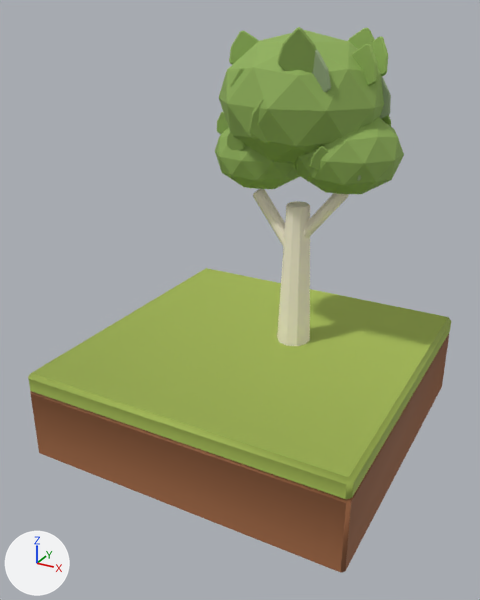
What one commit did to the glTF model assets/3d/reworked/tile_grove_birch.glb.
Rendered twice from a 50 mm camera at (1.72, -3.36, 1.96) aimed at (-0.03, -0.17, 0.36). Lighting does not change. The marker at lower left points along +X, +Y and +Z. The first picture is the older version. Where no turn or scale is listed for an object, it has been applied to the vertices. Vertices at exactly the same position are counted once.

Names of what the first picture shows: 'gb_branch_l', 'gb_branch_r', 'gb_c0_leaf0', 'gb_c0_leaf1', 'gb_c0_leaf10', 'gb_c0_leaf11', 'gb_c0_leaf12', 'gb_c0_leaf13', 'gb_c0_leaf2', 'gb_c0_leaf7', 'gb_c0_leaf9', 'gb_c0_mass', 'gb_c1_leaf10', 'gb_c1_leaf2', 'gb_c1_mass', 'gb_c2_leaf10', 'gb_c2_leaf7', 'gb_c2_mass', 'gb_trunk', 'tile_grove_birch_body', 'tile_grove_birch_cap'.
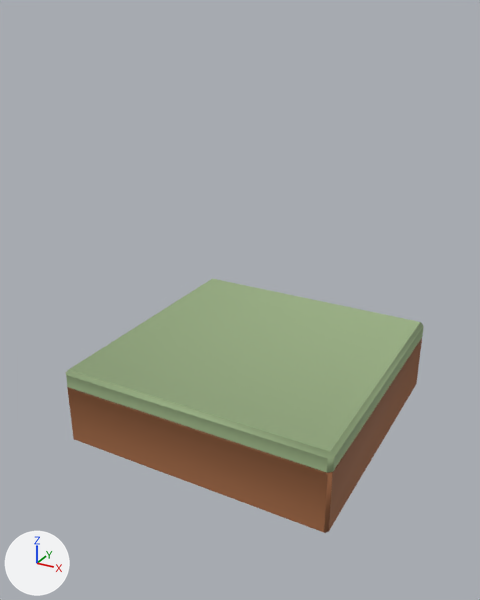
What differs and where, as boxes [x1, y1, x2, y2] in the pictures (480 x 600 px):
'tile_grove_birch_cap', recoloured, rescaled (15% narrower, 16% shorter): before [28, 268, 451, 499]; after [66, 279, 424, 473]
'tile_grove_birch_body', rescaled (15% narrower, 18% shorter): before [30, 334, 449, 573]; after [67, 338, 422, 533]
'gb_c0_mass', deleted (green): before [219, 30, 384, 163]
'gb_c1_mass', deleted (green): before [294, 117, 404, 194]
'gb_trunk', deleted (pale yellow): before [277, 201, 310, 346]
'gb_c2_mass', deleted (green): before [215, 128, 300, 189]
'gb_c0_leaf11', deleted (green): before [277, 27, 316, 73]
'gb_branch_l', deleted: before [253, 189, 285, 247]
'gb_branch_r', deleted (pale yellow): before [304, 193, 349, 238]
'gb_c0_leaf13', deleted (green): before [352, 44, 378, 86]
'gb_c0_leaf7', deleted (green): before [229, 31, 259, 65]
'gb_c0_leaf12', deleted: before [312, 49, 331, 92]
'gb_c0_leaf1', deleted (green): before [370, 36, 388, 76]
'gb_c0_leaf10', deleted: before [248, 98, 269, 143]
'gb_c0_leaf2', deleted: before [348, 28, 375, 49]
'gb_c0_leaf0', deleted: before [380, 77, 391, 119]
'gb_c1_leaf10', deleted: before [310, 146, 329, 172]
'gb_c2_leaf10', deleted: before [227, 131, 245, 151]
'gb_c2_leaf7', deleted: before [217, 112, 229, 134]
'gb_c0_leaf9', deleted: before [230, 67, 244, 87]
'gb_c1_leaf2', deleted (mostly hidden): before [382, 115, 391, 126]

The edits, one by one:
me_cube_055 is used by ob_tile_grove_birch_body; location (0.0, 0.0, 0.0).
me_cube_055 had 24 vertices, 44 faces and spanned x -1.0..1.0, y -1.0..1.0, z -0.56..-0.1.
me_cube_055 now has 24 vertices, 44 faces and spans x -0.85..0.85, y -0.85..0.85, z -0.5..-0.1.
me_cube_055 part 1: the whole mesh is scaled about its middle by (0.848, 0.848, 0.863), then moved by (0.0, 0.0, 0.03).
me_cube_056 is used by ob_tile_grove_birch_cap; location (0.0, 0.0, 0.0).
me_cube_056 had 24 vertices, 44 faces and spanned x -1.0..1.0, y -1.0..1.0, z -0.12..0.01.
me_cube_056 no longer uses material mat_grass_sunlit (green #a3b852).
me_cube_056 now has 24 vertices, 44 faces and spans x -0.85..0.85, y -0.85..0.85, z -0.13..0.0.
me_cube_056 part 2: the whole mesh is scaled about the mesh origin by (0.848, 0.848, 1).
me_cube_056 gains material mat_leaf_soft_sage (greyish green #98ae82).
Object 'gb_branch_l' (ob_gb_branch_l) is deleted.
Object 'gb_branch_r' (ob_gb_branch_r) is deleted.
Object 'gb_c0_leaf0' (ob_gb_c0_leaf0) is deleted.
Object 'gb_c0_leaf1' (ob_gb_c0_leaf1) is deleted.
Object 'gb_c0_leaf2' (ob_gb_c0_leaf2) is deleted.
Object 'gb_c0_leaf7' (ob_gb_c0_leaf7) is deleted.
Object 'gb_c0_leaf9' (ob_gb_c0_leaf9) is deleted.
Object 'gb_c0_leaf10' (ob_gb_c0_leaf10) is deleted.
Object 'gb_c0_leaf11' (ob_gb_c0_leaf11) is deleted.
Object 'gb_c0_leaf12' (ob_gb_c0_leaf12) is deleted.
Object 'gb_c0_leaf13' (ob_gb_c0_leaf13) is deleted.
Object 'gb_c0_mass' (ob_gb_c0_mass) is deleted.
Object 'gb_c1_leaf2' (ob_gb_c1_leaf2) is deleted.
Object 'gb_c1_leaf10' (ob_gb_c1_leaf10) is deleted.
Object 'gb_c1_mass' (ob_gb_c1_mass) is deleted.
Object 'gb_c2_leaf7' (ob_gb_c2_leaf7) is deleted.
Object 'gb_c2_leaf10' (ob_gb_c2_leaf10) is deleted.
Object 'gb_c2_mass' (ob_gb_c2_mass) is deleted.
Object 'gb_trunk' (ob_gb_trunk) is deleted.
